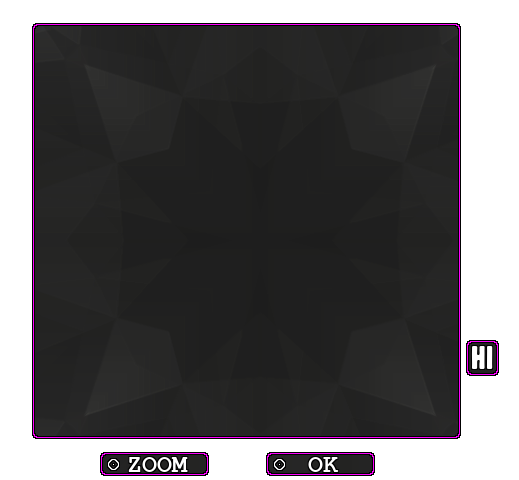
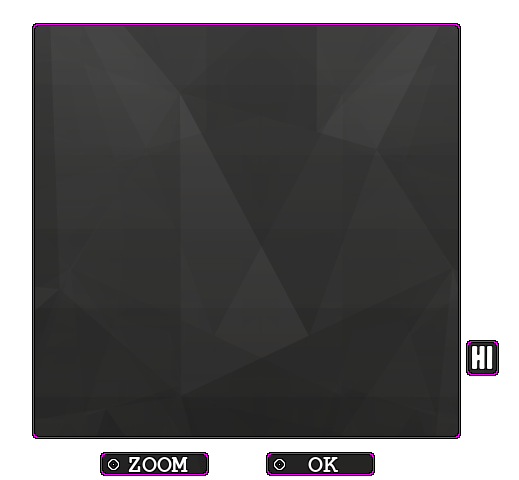
The second (519, 480) image is a revision of the first. Changes to its layers:
added layer "graphite_pattern.png copy" (75%) in group "BORDER" over (x1=35, y1=26, x2=496, y2=473)